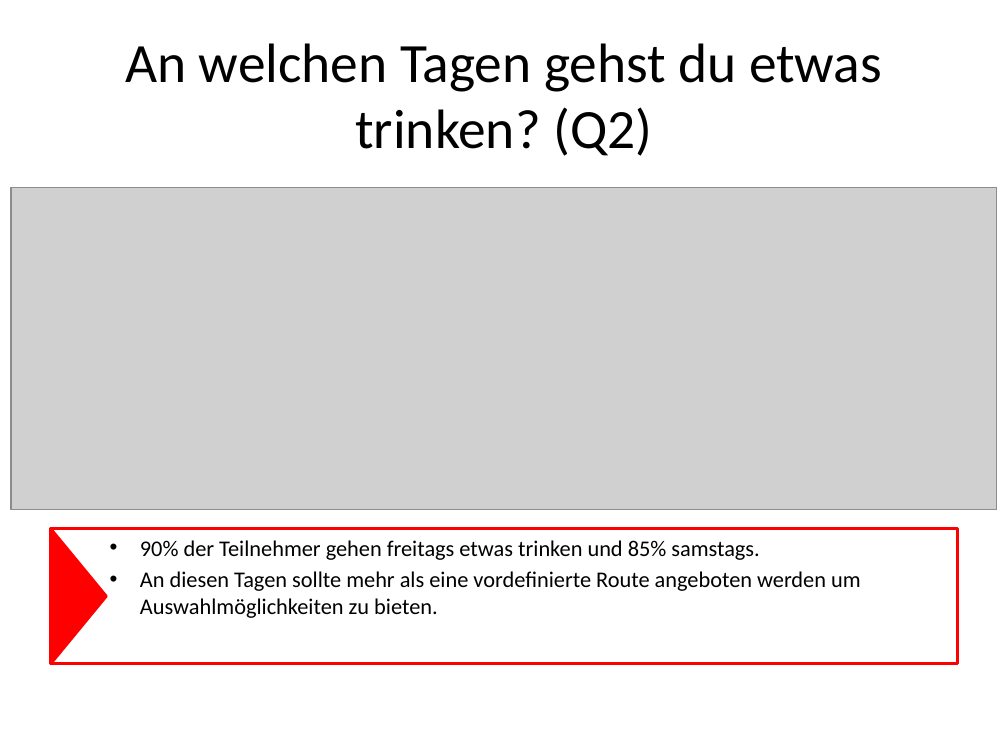
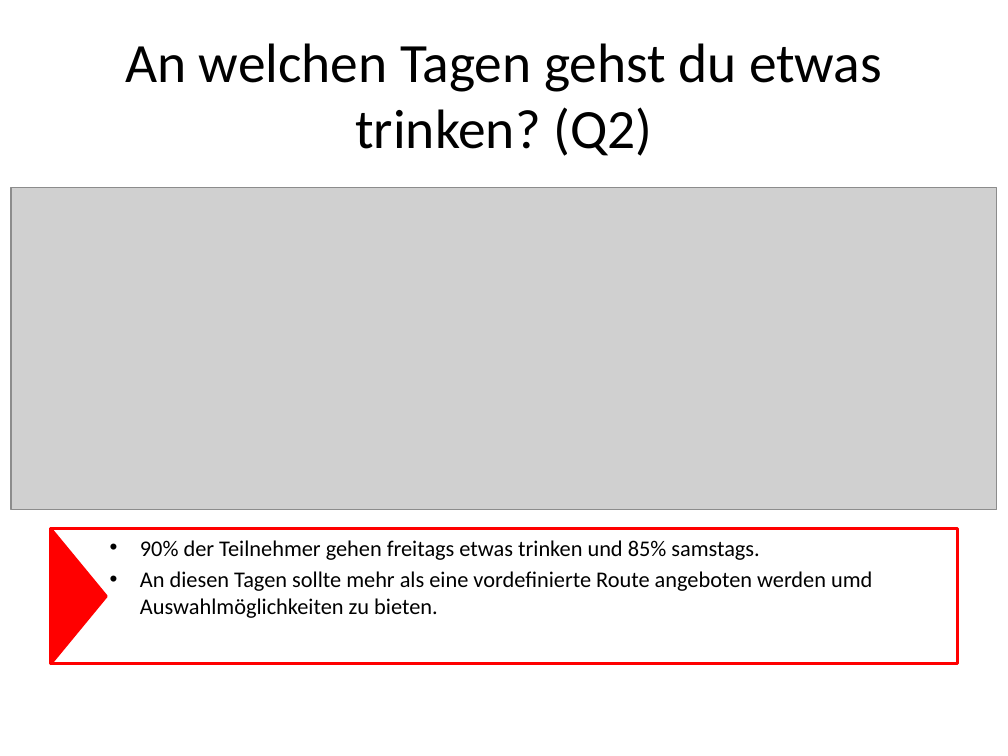
Before and after one commit to Roba1993/Happy-Hour, a slide deck: slide 8 of documents/marketing/Marketing Analyse von Umfrage 1 (5.5).pptx. Drawn at 1008x756 pixels with LibreOffice and Linux fonts; fonts in the diff are those of the drawing; grey boxes stand for pictures. Boxes give left, top, right and bottom in pixels: in the first picture for what was removed or moved away, otherwise in the second. Text is boxed around its words. In the diff, an @@ line names an element or a change of style, - is before the commit and + after.

```diff
--- a/documents/marketing/Marketing Analyse von Umfrage 1 (5.5).pptx
+++ b/documents/marketing/Marketing Analyse von Umfrage 1 (5.5).pptx
@@ text at [140,571,872,618]: text changed @@
-• An diesen Tagen sollte mehr als eine vordefinierte Route angeboten werden um Auswahlmöglichkeiten zu bieten.
+• An diesen Tagen sollte mehr als eine vordefinierte Route angeboten werden umd Auswahlmöglichkeiten zu bieten.
```
Also in this commit, not shown: 4 other slides changed.
